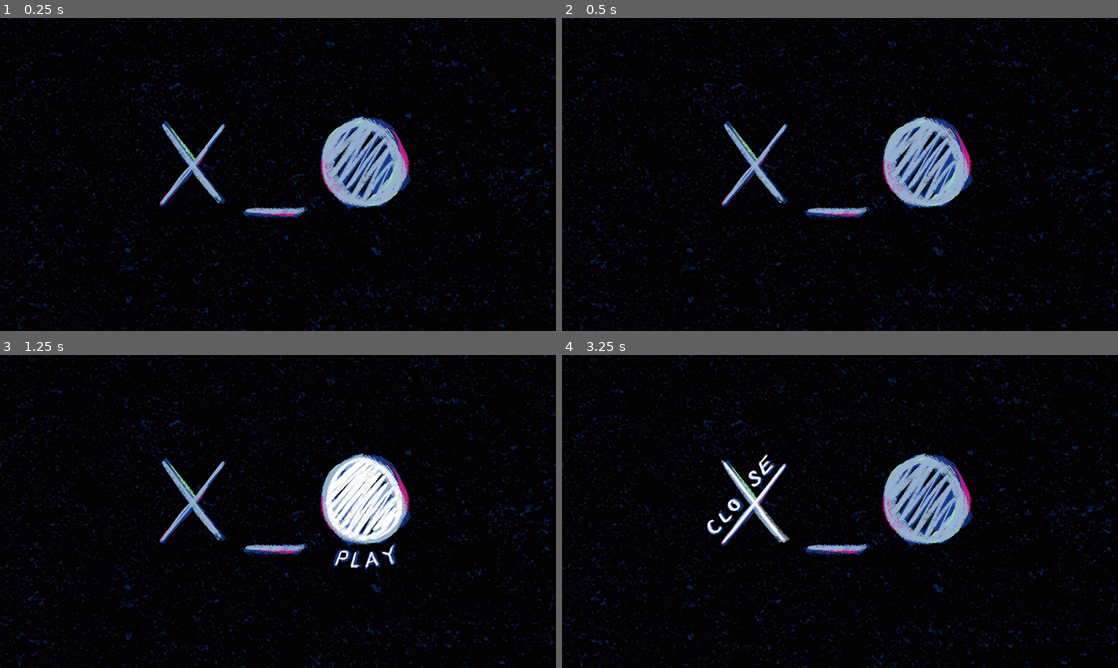
Above: before the commit, frames 1-4 (two rows, left to right).
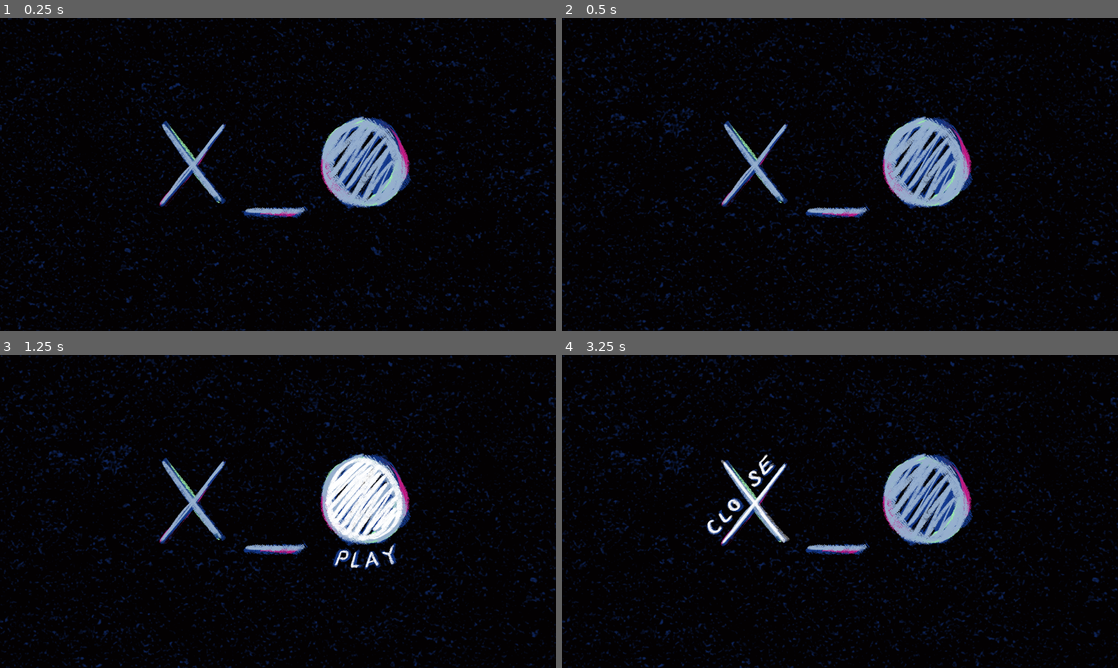
Above: after the commit, the same moments.

Repository: kin-ark/X_0
Game: Godot game, scene res://Common/Main Menu/main_menu.tscn
The game is run twice, just before and just after one commit, with the same random seed, the same clock (stepped at 60 frames per second) and the same inputs. This scene is started directly instead of the project's main scene.
Inputs (mouse positions are in pixels of both pictures, inside the frame that each line leads up to):
- Up to frame 1 (0.25 s): no input
- Up to frame 2 (0.5 s): no input
- Up to frame 3 (1.25 s): click (366, 511) at 0.5 s
- Up to frame 4 (3.25 s): click (928, 511) at 1.25 s; move the mouse to (962, 495) at 2.02 s; hold D (right) 2.03-2.78 s; move the mouse to (728, 527) at 2.77 s; hold S (down) from 2.78 s (still down)

Frame 1 is identical in both runs. In frame 2, 10% of the frame differs, in the area x 0-100%, y 0-100%; in frame 3, 10%; in frame 4, 10%.

Commit message:
feat: bg animation main menu

Diff:
--- a/Common/Main Menu/main_menu.tscn
+++ b/Common/Main Menu/main_menu.tscn
@@ -1,19 +1,30 @@
-[gd_scene load_steps=18 format=3 uid="uid://ctr4rjkisijxn"]
+[gd_scene load_steps=21 format=3 uid="uid://ctr4rjkisijxn"]
 
 [ext_resource type="Script" path="res://Common/Main Menu/main_menu.gd" id="1_8nbnl"]
-[ext_resource type="Texture2D" uid="uid://bqr0p278gykrd" path="res://Common/Main Menu/Visual Assets/Main Menu/bg.png" id="1_bfq2s"]
 [ext_resource type="Texture2D" uid="uid://ue5tpwubejom" path="res://Common/Main Menu/Visual Assets/Main Menu/close.png" id="2_7hydv"]
+[ext_resource type="Texture2D" uid="uid://bdhp2wmrn1g0o" path="res://Common/Main Menu/Visual Assets/Main Menu/bg1.png" id="2_e7vca"]
 [ext_resource type="Texture2D" uid="uid://bx4vxdxh2st5b" path="res://Common/Main Menu/Visual Assets/Main Menu/play.png" id="2_tksvg"]
 [ext_resource type="Texture2D" uid="uid://igcvir53ybx1" path="res://Common/Main Menu/Visual Assets/Main Menu/play hover 1.png" id="3_8h7gj"]
+[ext_resource type="Texture2D" uid="uid://c37n76aivhnsb" path="res://Common/Main Menu/Visual Assets/Main Menu/bg2.png" id="3_f10r4"]
 [ext_resource type="Texture2D" uid="uid://tyto577nmqp2" path="res://Common/Main Menu/Visual Assets/Main Menu/close hover 1.png" id="3_odpnq"]
 [ext_resource type="Texture2D" uid="uid://cg0e0minlaict" path="res://Common/Main Menu/Visual Assets/Main Menu/play hover 2.png" id="4_1mhhv"]
 [ext_resource type="Texture2D" uid="uid://cgdk03wgu8a3k" path="res://Common/Main Menu/Visual Assets/Main Menu/close hover 2.png" id="4_7qfgt"]
+[ext_resource type="Texture2D" uid="uid://dfrvbty1p635w" path="res://Common/Main Menu/Visual Assets/Main Menu/bg3.png" id="4_p8w2d"]
 [ext_resource type="Texture2D" uid="uid://cw7jljudtbatn" path="res://Common/Main Menu/Visual Assets/Main Menu/play hover 3.png" id="5_6jbtn"]
 [ext_resource type="Texture2D" uid="uid://c6x3pwcxcgs6w" path="res://Common/Main Menu/Visual Assets/Main Menu/close hover 3.png" id="5_fyd14"]
 [ext_resource type="Texture2D" uid="uid://8asbrt0pnghj" path="res://Common/Main Menu/Visual Assets/Main Menu/settings.png" id="7_ownn3"]
 [ext_resource type="Texture2D" uid="uid://dbtlnv3j5s614" path="res://Common/Main Menu/Visual Assets/Main Menu/settings hover 1.png" id="8_tcddx"]
 [ext_resource type="Texture2D" uid="uid://hu2fs4ye60o1" path="res://Common/Main Menu/Visual Assets/Main Menu/settings hover 2.png" id="9_wl3ui"]
 [ext_resource type="Texture2D" uid="uid://b3pnxnu8wqm2g" path="res://Common/Main Menu/Visual Assets/Main Menu/settings hover 3.png" id="10_5h65b"]
+
+[sub_resource type="AnimatedTexture" id="AnimatedTexture_rxcfx"]
+frames = 3
+frame_0/texture = ExtResource("2_e7vca")
+frame_0/duration = 0.3
+frame_1/texture = ExtResource("3_f10r4")
+frame_1/duration = 0.3
+frame_2/texture = ExtResource("4_p8w2d")
+frame_2/duration = 0.3
 
 [sub_resource type="AnimatedTexture" id="AnimatedTexture_qs6x8"]
 frames = 3
@@ -51,7 +62,7 @@
 anchor_bottom = 1.0
 grow_horizontal = 2
 grow_vertical = 2
-texture = ExtResource("1_bfq2s")
+texture = SubResource("AnimatedTexture_rxcfx")
 
 [node name="HBoxContainer" type="HBoxContainer" parent="."]
 anchors_preset = 8
Binary file added: Common/Main Menu/Visual Assets/Main Menu/bg1.png
Not shown, added: Common/Main Menu/Visual Assets/Main Menu/bg1.png.import
Binary file added: Common/Main Menu/Visual Assets/Main Menu/bg2.png
Not shown, added: Common/Main Menu/Visual Assets/Main Menu/bg2.png.import
Binary file added: Common/Main Menu/Visual Assets/Main Menu/bg3.png
Not shown, added: Common/Main Menu/Visual Assets/Main Menu/bg3.png.import
